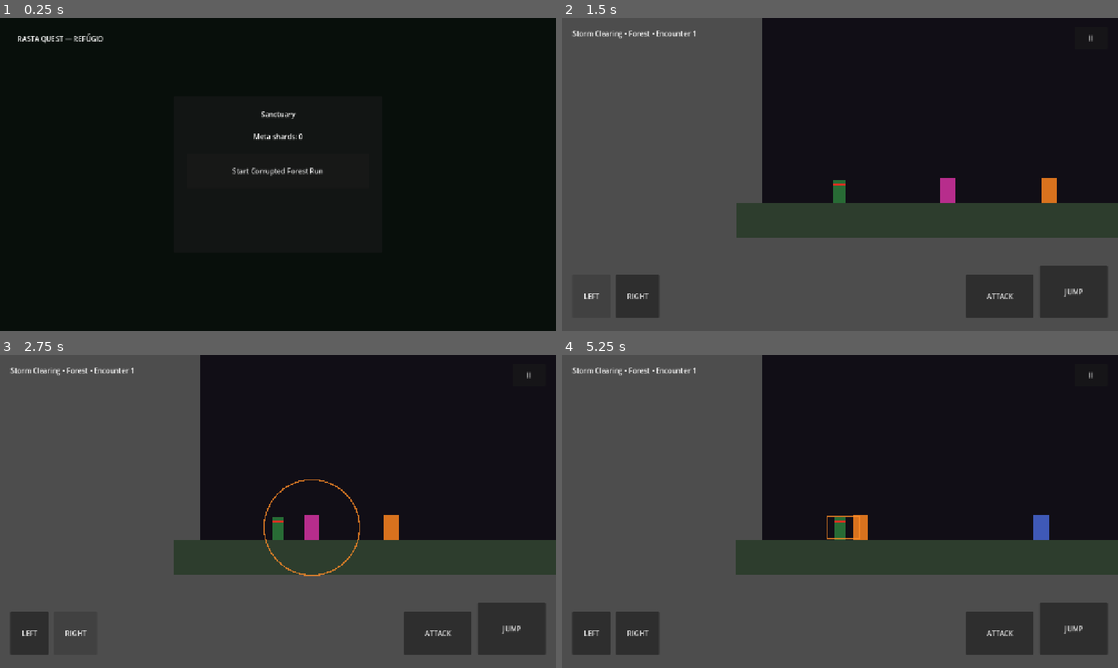
Above: before the commit, frames 1-4 (two rows, left to right).
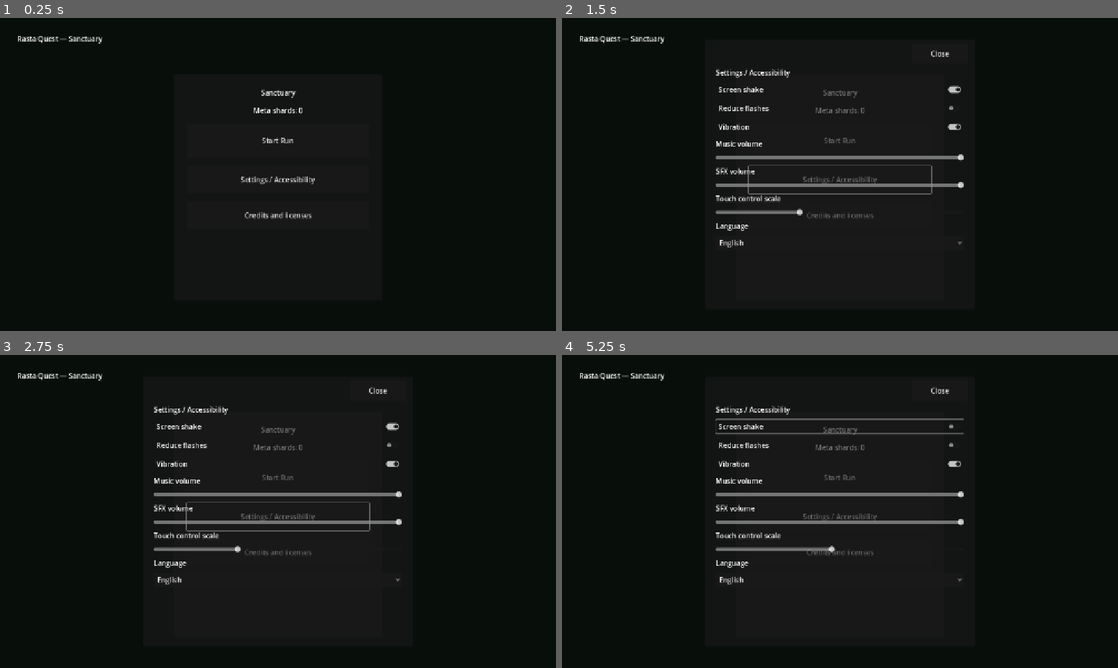
Above: after the commit, the same moments.

Repository: tupiniquimtechsolution-blip/RastaQuest
Game: Godot game, scene res://scenes/main/Main.tscn
The game is run twice, just before and just after one commit, with the same random seed, the same clock (stepped at 60 frames per second) and the same inputs.
Inputs (mouse positions are in pixels of both pictures, inside the frame that each line leads up to):
- Up to frame 1 (0.25 s): no input
- Up to frame 2 (1.5 s): click (840, 180) at 0.5 s, where only the run after the commit has a clickable "Settings / Accessibility"; click (589, 296) at 1.25 s, where only the run before the commit has a clickable "LEFT"
- Up to frame 3 (2.75 s): click (77, 633) at 2 s, where only the run before the commit has a clickable "RIGHT"
- Up to frame 4 (5.25 s): click (1073, 630) at 2.75 s, where only the run before the commit has a clickable "JUMP"; click (840, 552) at 3.5 s, where only the run after the commit has a clickable "Credits and licenses"; click (1001, 633) at 4.25 s, where only the run before the commit has a clickable "ATTACK"; click (840, 426) at 5 s, where only the run after the commit has a clickable "Screen shake"

The runs differ from the first frame. In frame 1, 1.1% of the frame differs, in the area x 4-58%, y 4-65%; in frame 2, 64%; in frame 3, 64%; in frame 4, 64%, in the area x 0-100%, y 0-100%.

Commit message:
fix: expose settings localization onboarding and engine notices

Diff:
--- a/game/localization/strings.csv
+++ b/game/localization/strings.csv
@@ -1,6 +1,6 @@
 key,en,pt_BR
 hub_title,Sanctuary,Refúgio
-start_run,Start Run,Iniciar Run
+start_run,Start Run,Iniciar partida
 settings_title,Settings / Accessibility,Configurações / Acessibilidade
 screen_shake,Screen shake,Tremor de tela
 reduced_flashes,Reduce flashes,Reduzir flashes
@@ -9,3 +9,17 @@
 sfx_volume,SFX volume,Volume dos efeitos
 touch_scale,Touch control scale,Tamanho dos controles touch
 language,Language,Idioma
+hub_game_title,Rasta Quest — Sanctuary,Rasta Quest — Refúgio
+meta_shards,Meta shards: %d,Fragmentos: %d
+paused,Paused,Pausado
+resume,Resume,Continuar
+close,Close,Fechar
+credits_title,Credits and licenses,Créditos e licenças
+continue,Continue,Continuar
+tutorial_move,Move with the left controls. Jump to cross broken ground.,Use os controles da esquerda para andar. Pule para atravessar as plataformas.
+tutorial_combat,Use the axe to defeat enemies. You can also attack while jumping.,Use o machado para derrotar inimigos. Você também pode atacar durante o salto.
+tutorial_run,"Clear encounters, enter portals and choose one of three upgrades.","Derrote os inimigos, entre nos portais e escolha uma das três melhorias."
+touch_left,LEFT,ESQUERDA
+touch_right,RIGHT,DIREITA
+touch_jump,JUMP,PULAR
+touch_attack,ATTACK,ATACAR
--- a/game/project.godot
+++ b/game/project.godot
@@ -53,4 +53,5 @@
 }
 
 [internationalization]
+locale/translations=PackedStringArray("res://localization/strings.en.po", "res://localization/strings.pt_BR.po")
 locale/fallback="en"
--- a/game/scenes/hub/Hub.tscn
+++ b/game/scenes/hub/Hub.tscn
@@ -14,15 +14,15 @@
 offset_top = 36.0
 offset_right = 700.0
 offset_bottom = 100.0
-text = "RASTA QUEST — REFÚGIO"
+text = "hub_game_title"
 
 [node name="Hud" type="CanvasLayer" parent="."]
 
 [node name="Panel" type="Panel" parent="Hud"]
 offset_left = 400.0
-offset_top = 180.0
+offset_top = 130.0
 offset_right = 880.0
-offset_bottom = 540.0
+offset_bottom = 650.0
 
 [node name="VBox" type="VBoxContainer" parent="Hud/Panel"]
 layout_mode = 1
@@ -35,19 +35,27 @@
 offset_bottom = -30.0
 grow_horizontal = 2
 grow_vertical = 2
-theme_override_constants/separation = 28
+theme_override_constants/separation = 18
 
 [node name="Heading" type="Label" parent="Hud/Panel/VBox"]
 layout_mode = 2
-text = "Sanctuary"
+text = "hub_title"
 horizontal_alignment = 1
 
 [node name="Shards" type="Label" parent="Hud/Panel/VBox"]
 layout_mode = 2
-text = "Meta shards: 0"
+text = "meta_shards"
 horizontal_alignment = 1
 
 [node name="StartRun" type="Button" parent="Hud/Panel/VBox"]
 custom_minimum_size = Vector2(0, 80)
 layout_mode = 2
-text = "Start Corrupted Forest Run"
+text = "start_run"
+
+[node name="Settings" type="Button" parent="Hud/Panel/VBox"]
+custom_minimum_size = Vector2(0, 64)
+text = "settings_title"
+
+[node name="Credits" type="Button" parent="Hud/Panel/VBox"]
+custom_minimum_size = Vector2(0, 64)
+text = "credits_title"
--- /dev/null
+++ b/game/scenes/ui/CreditsPanel.tscn
@@ -0,0 +1,39 @@
+[gd_scene load_steps=2 format=3]
+
+[ext_resource type="Script" path="res://scripts/ui/credits_panel.gd" id="1"]
+
+[node name="CreditsPanel" type="Control"]
+layout_mode = 3
+anchors_preset = 15
+anchor_right = 1.0
+anchor_bottom = 1.0
+grow_horizontal = 2
+grow_vertical = 2
+script = ExtResource("1")
+
+[node name="Panel" type="Panel" parent="."]
+anchor_left = 0.1
+anchor_top = 0.08
+anchor_right = 0.9
+anchor_bottom = 0.92
+
+[node name="VBox" type="VBoxContainer" parent="Panel"]
+anchor_right = 1.0
+anchor_bottom = 1.0
+offset_left = 24.0
+offset_top = 24.0
+offset_right = -24.0
+offset_bottom = -24.0
+theme_override_constants/separation = 16
+
+[node name="Title" type="Label" parent="Panel/VBox"]
+text = "credits_title"
+
+[node name="Notices" type="TextEdit" parent="Panel/VBox"]
+size_flags_vertical = 3
+editable = false
+wrap_mode = 1
+
+[node name="Close" type="Button" parent="Panel/VBox"]
+custom_minimum_size = Vector2(0, 64)
+text = "close"
--- a/game/scenes/ui/OnboardingOverlay.tscn
+++ b/game/scenes/ui/OnboardingOverlay.tscn
@@ -3,13 +3,14 @@
 [ext_resource type="Script" path="res://scripts/ui/onboarding_overlay.gd" id="1"]
 
 [node name="OnboardingOverlay" type="CanvasLayer"]
+layer = 20
 script = ExtResource("1")
 
 [node name="Panel" type="Panel" parent="."]
 offset_left = 250.0
-offset_top = 470.0
+offset_top = 120.0
 offset_right = 1030.0
-offset_bottom = 690.0
+offset_bottom = 340.0
 
 [node name="VBox" type="VBoxContainer" parent="Panel"]
 layout_mode = 1
@@ -28,4 +29,4 @@
 text = "Tutorial"
 
 [node name="Continue" type="Button" parent="Panel/VBox"]
-text = "Continue"
+text = "continue"
--- a/game/scenes/ui/PauseOverlay.tscn
+++ b/game/scenes/ui/PauseOverlay.tscn
@@ -10,7 +10,7 @@
 offset_left = 430.0
 offset_top = 210.0
 offset_right = 850.0
-offset_bottom = 510.0
+offset_bottom = 620.0
 
 [node name="VBox" type="VBoxContainer" parent="Panel"]
 layout_mode = 1
@@ -27,10 +27,15 @@
 
 [node name="Title" type="Label" parent="Panel/VBox"]
 layout_mode = 2
-text = "Paused"
+text = "paused"
 horizontal_alignment = 1
 
 [node name="Resume" type="Button" parent="Panel/VBox"]
 custom_minimum_size = Vector2(0, 72)
 layout_mode = 2
-text = "Resume"
+text = "resume"
+
+[node name="Settings" type="Button" parent="Panel/VBox"]
+custom_minimum_size = Vector2(0, 72)
+layout_mode = 2
+text = "settings_title"
--- a/game/scenes/ui/SettingsPanel.tscn
+++ b/game/scenes/ui/SettingsPanel.tscn
@@ -12,12 +12,25 @@
 script = ExtResource("1")
 
 [node name="Panel" type="Panel" parent="."]
-offset_left = 360.0
-offset_top = 90.0
-offset_right = 920.0
-offset_bottom = 650.0
+anchor_left = 0.5
+anchor_top = 0.5
+anchor_right = 0.5
+anchor_bottom = 0.5
+offset_left = -310.0
+offset_top = -310.0
+offset_right = 310.0
+offset_bottom = 310.0
 
-[node name="VBox" type="VBoxContainer" parent="Panel"]
+[node name="Scroll" type="ScrollContainer" parent="Panel"]
+anchor_right = 1.0
+anchor_bottom = 1.0
+offset_left = 24.0
+offset_top = 64.0
+offset_right = -24.0
+offset_bottom = -24.0
+
+[node name="VBox" type="VBoxContainer" parent="Panel/Scroll"]
+size_flags_horizontal = 3
 layout_mode = 1
 anchors_preset = 15
 anchor_right = 1.0
@@ -30,40 +43,49 @@
 grow_vertical = 2
 theme_override_constants/separation = 12
 
-[node name="Title" type="Label" parent="Panel/VBox"]
-text = "Settings / Accessibility"
+[node name="Title" type="Label" parent="Panel/Scroll/VBox"]
+text = "settings_title"
 
-[node name="ScreenShake" type="CheckButton" parent="Panel/VBox"]
-text = "Screen shake"
+[node name="ScreenShake" type="CheckButton" parent="Panel/Scroll/VBox"]
+text = "screen_shake"
 
-[node name="ReducedFlashes" type="CheckButton" parent="Panel/VBox"]
-text = "Reduce flashes"
+[node name="ReducedFlashes" type="CheckButton" parent="Panel/Scroll/VBox"]
+text = "reduced_flashes"
 
-[node name="Vibration" type="CheckButton" parent="Panel/VBox"]
-text = "Vibration"
+[node name="Vibration" type="CheckButton" parent="Panel/Scroll/VBox"]
+text = "vibration"
 
-[node name="MusicLabel" type="Label" parent="Panel/VBox"]
-text = "Music volume"
-[node name="Music" type="HSlider" parent="Panel/VBox"]
+[node name="MusicLabel" type="Label" parent="Panel/Scroll/VBox"]
+text = "music_volume"
+[node name="Music" type="HSlider" parent="Panel/Scroll/VBox"]
 max_value = 1.0
 step = 0.05
 value = 1.0
 
-[node name="SfxLabel" type="Label" parent="Panel/VBox"]
-text = "SFX volume"
-[node name="Sfx" type="HSlider" parent="Panel/VBox"]
+[node name="SfxLabel" type="Label" parent="Panel/Scroll/VBox"]
+text = "sfx_volume"
+[node name="Sfx" type="HSlider" parent="Panel/Scroll/VBox"]
 max_value = 1.0
 step = 0.05
 value = 1.0
 
-[node name="TouchLabel" type="Label" parent="Panel/VBox"]
-text = "Touch control scale"
-[node name="TouchScale" type="HSlider" parent="Panel/VBox"]
+[node name="TouchLabel" type="Label" parent="Panel/Scroll/VBox"]
+text = "touch_scale"
+[node name="TouchScale" type="HSlider" parent="Panel/Scroll/VBox"]
 min_value = 0.75
 max_value = 1.5
 step = 0.05
 value = 1.0
 
-[node name="LocaleLabel" type="Label" parent="Panel/VBox"]
-text = "Language"
-[node name="Locale" type="OptionButton" parent="Panel/VBox"]
+[node name="LocaleLabel" type="Label" parent="Panel/Scroll/VBox"]
+text = "language"
+[node name="Locale" type="OptionButton" parent="Panel/Scroll/VBox"]
+
+[node name="Close" type="Button" parent="Panel"]
+anchor_left = 1.0
+anchor_right = 1.0
+offset_left = -144.0
+offset_top = 8.0
+offset_right = -16.0
+offset_bottom = 56.0
+text = "close"
--- a/game/scenes/ui/TouchControls.tscn
+++ b/game/scenes/ui/TouchControls.tscn
@@ -11,7 +11,7 @@
 offset_right = 112.0
 offset_bottom = 690.0
 focus_mode = 0
-text = "LEFT"
+text = "touch_left"
 
 [node name="RightButton" type="Button" parent="."]
 offset_left = 124.0
@@ -19,7 +19,7 @@
 offset_right = 224.0
 offset_bottom = 690.0
 focus_mode = 0
-text = "RIGHT"
+text = "touch_right"
 
 [node name="JumpButton" type="Button" parent="."]
 offset_left = 1100.0
@@ -27,7 +27,7 @@
 offset_right = 1256.0
 offset_bottom = 690.0
 focus_mode = 0
-text = "JUMP"
+text = "touch_jump"
 
 [node name="AttackButton" type="Button" parent="."]
 offset_left = 930.0
@@ -35,7 +35,7 @@
 offset_right = 1086.0
 offset_bottom = 690.0
 focus_mode = 0
-text = "ATTACK"
+text = "touch_attack"
 
 [node name="PauseButton" type="Button" parent="."]
 offset_left = 1180.0
--- a/game/scenes/world/RunPrototypeRoom.tscn
+++ b/game/scenes/world/RunPrototypeRoom.tscn
@@ -1,10 +1,11 @@
-[gd_scene load_steps=7 format=3]
+[gd_scene load_steps=8 format=3]
 
 [ext_resource type="Script" path="res://scripts/roguelike/run_room_controller.gd" id="1_controller"]
 [ext_resource type="PackedScene" path="res://scenes/player/Player.tscn" id="2_player"]
 [ext_resource type="PackedScene" path="res://scenes/ui/TouchControls.tscn" id="3_touch"]
 [ext_resource type="PackedScene" path="res://scenes/portals/Portal.tscn" id="4_portal"]
 [ext_resource type="PackedScene" path="res://scenes/ui/PauseOverlay.tscn" id="5_pause"]
+[ext_resource type="PackedScene" path="res://scenes/ui/OnboardingOverlay.tscn" id="6_onboarding"]
 
 [sub_resource type="RectangleShape2D" id="RectangleShape2D_ground"]
 size = Vector2(1400, 80)
@@ -37,6 +38,8 @@
 [node name="TouchControls" parent="." instance=ExtResource("3_touch")]
 
 [node name="PauseOverlay" parent="." instance=ExtResource("5_pause")]
+
+[node name="OnboardingOverlay" parent="." instance=ExtResource("6_onboarding")]
 
 [node name="Hud" type="CanvasLayer" parent="."]
 
--- a/game/scripts/hub/hub_controller.gd
+++ b/game/scripts/hub/hub_controller.gd
@@ -1,15 +1,30 @@
 extends Node2D
+
+const Dialogs = preload("res://scripts/ui/menu_dialogs.gd")
+const Settings = preload("res://scenes/ui/SettingsPanel.tscn")
+const Credits = preload("res://scenes/ui/CreditsPanel.tscn")
 
 @onready var start_button: Button = $Hud/Panel/VBox/StartRun
 @onready var shards_label: Label = $Hud/Panel/VBox/Shards
+var _menu_layer: CanvasLayer
 
 func _ready() -> void:
 	SaveManager.load_save()
 	_refresh()
 	start_button.pressed.connect(_on_start_run)
+	$Hud/Panel/VBox/Settings.pressed.connect(_open_menu.bind(Settings))
+	$Hud/Panel/VBox/Credits.pressed.connect(_open_menu.bind(Credits))
+
+func _open_menu(scene: PackedScene) -> void:
+	if not is_instance_valid(_menu_layer) or _menu_layer.is_queued_for_deletion():
+		_menu_layer = Dialogs.open_panel(self, scene)
+
+func _notification(what: int) -> void:
+	if what == NOTIFICATION_TRANSLATION_CHANGED and is_node_ready():
+		_refresh()
 
 func _refresh() -> void:
-	shards_label.text = "Meta shards: %d" % SaveManager.meta_shards()
+	shards_label.text = tr("meta_shards") % SaveManager.meta_shards()
 
 func _on_start_run() -> void:
 	RunManager.start_run(int(Time.get_unix_time_from_system()))
--- /dev/null
+++ b/game/scripts/ui/credits_panel.gd
@@ -0,0 +1,8 @@
+extends Control
+
+signal closed
+
+func _ready() -> void:
+	$Panel/VBox/Close.pressed.connect(closed.emit)
+	# Read actual embedded engine notices, without claiming approval of game assets.
+	$Panel/VBox/Notices.text = "Rasta Quest\nGodot Engine\n\n" + Engine.get_license_text() + "\n\n" + JSON.stringify(Engine.get_copyright_info(), "\t") + "\n\n" + JSON.stringify(Engine.get_license_info(), "\t")
--- /dev/null
+++ b/game/scripts/ui/menu_dialogs.gd
@@ -0,0 +1,11 @@
+extends RefCounted
+
+static func open_panel(owner_node: Node, panel_scene: PackedScene) -> CanvasLayer:
+	var layer := CanvasLayer.new()
+	layer.layer = 50
+	layer.process_mode = Node.PROCESS_MODE_ALWAYS
+	owner_node.add_child(layer)
+	var panel := panel_scene.instantiate()
+	panel.closed.connect(layer.queue_free)
+	layer.add_child(panel)
+	return layer
--- a/game/scripts/ui/onboarding_overlay.gd
+++ b/game/scripts/ui/onboarding_overlay.gd
@@ -5,16 +5,23 @@
 @onready var continue_button: Button = $Panel/VBox/Continue
 
 var step: int = 0
+var _owns_pause := false
+var _previous_pause := false
 const STEPS: Array[String] = [
-	"Move with the left controls. Jump to cross broken ground.",
-	"Use the axe to defeat enemies. Air attacks remain available while jumping.",
-	"Clear encounters, enter portals and choose one of three upgrades.",
+	"tutorial_move",
+	"tutorial_combat",
+	"tutorial_run",
 ]
 
 func _ready() -> void:
 	if SaveManager.completion_flag(&"tutorial_complete"):
 		queue_free()
 		return
+	process_mode = Node.PROCESS_MODE_ALWAYS
+	add_to_group("onboarding_active")
+	_previous_pause = get_tree().paused
+	_owns_pause = true
+	get_tree().paused = true
 	continue_button.pressed.connect(_advance)
 	_render()
 
@@ -27,4 +34,12 @@
 	_render()
 
 func _render() -> void:
-	text.text = STEPS[step]
+	text.text = tr(STEPS[step])
+
+func _notification(what: int) -> void:
+	if what == NOTIFICATION_TRANSLATION_CHANGED and is_node_ready() and step < STEPS.size():
+		_render()
+
+func _exit_tree() -> void:
+	if _owns_pause:
+		get_tree().paused = _previous_pause
--- a/game/scripts/ui/pause_overlay.gd
+++ b/game/scripts/ui/pause_overlay.gd
@@ -1,4 +1,8 @@
 extends CanvasLayer
+
+const Dialogs = preload("res://scripts/ui/menu_dialogs.gd")
+const Settings = preload("res://scenes/ui/SettingsPanel.tscn")
+var _settings_layer: CanvasLayer
 
 @onready var panel: Control = $Panel
 @onready var resume_button: Button = $Panel/VBox/Resume
@@ -7,11 +11,20 @@
 	process_mode = Node.PROCESS_MODE_ALWAYS
 	panel.visible = false
 	resume_button.pressed.connect(_set_paused.bind(false))
+	$Panel/VBox/Settings.pressed.connect(_open_settings)
+
+func _open_settings() -> void:
+	if not is_instance_valid(_settings_layer) or _settings_layer.is_queued_for_deletion():
+		_settings_layer = Dialogs.open_panel(self, Settings)
 
 func _process(_delta: float) -> void:
+	if get_tree().get_nodes_in_group("onboarding_active").size() > 0:
+		return
 	if Input.is_action_just_pressed("pause"):
 		_set_paused(not get_tree().paused)
 
 func _set_paused(value: bool) -> void:
+	if not value and is_instance_valid(_settings_layer):
+		_settings_layer.queue_free()
 	get_tree().paused = value
 	panel.visible = value
--- a/game/scripts/ui/settings_panel.gd
+++ b/game/scripts/ui/settings_panel.gd
@@ -1,14 +1,17 @@
 extends Control
 
-@onready var screen_shake: CheckButton = $Panel/VBox/ScreenShake
-@onready var reduced_flashes: CheckButton = $Panel/VBox/ReducedFlashes
-@onready var vibration: CheckButton = $Panel/VBox/Vibration
-@onready var music: HSlider = $Panel/VBox/Music
-@onready var sfx: HSlider = $Panel/VBox/Sfx
-@onready var touch_scale: HSlider = $Panel/VBox/TouchScale
-@onready var locale: OptionButton = $Panel/VBox/Locale
+signal closed
+
+@onready var screen_shake: CheckButton = $Panel/Scroll/VBox/ScreenShake
+@onready var reduced_flashes: CheckButton = $Panel/Scroll/VBox/ReducedFlashes
+@onready var vibration: CheckButton = $Panel/Scroll/VBox/Vibration
+@onready var music: HSlider = $Panel/Scroll/VBox/Music
+@onready var sfx: HSlider = $Panel/Scroll/VBox/Sfx
+@onready var touch_scale: HSlider = $Panel/Scroll/VBox/TouchScale
+@onready var locale: OptionButton = $Panel/Scroll/VBox/Locale
 
 func _ready() -> void:
+	$Panel/Close.pressed.connect(closed.emit)
 	screen_shake.button_pressed = SettingsManager.screen_shake_enabled()
 	reduced_flashes.button_pressed = SettingsManager.reduced_flashes_enabled()
 	vibration.button_pressed = SettingsManager.vibration_enabled()
--- /dev/null
+++ b/game/tests/menu_access_integration.gd
@@ -0,0 +1,112 @@
+extends SceneTree
+
+func _init() -> void:
+	call_deferred("_run")
+
+func _frames(count: int = 2) -> void:
+	for _i in range(count):
+		await process_frame
+
+func _run() -> void:
+	# Load after autoload singletons are initialized by the custom SceneTree runner.
+	var Hub: PackedScene = load("res://scenes/hub/Hub.tscn")
+	var Pause: PackedScene = load("res://scenes/ui/PauseOverlay.tscn")
+	var RunRoom: PackedScene = load("res://scenes/world/RunPrototypeRoom.tscn")
+	var save: Node = root.get_node("SaveManager")
+	var settings: Node = root.get_node("SettingsManager")
+	save.configure_paths("user://rq_ui_access.json", "user://rq_ui_access.bak.json")
+	save.data = save.default_data()
+	settings.reload_from_save()
+	var hub := Hub.instantiate()
+	root.add_child(hub)
+	await _frames()
+	hub.get_node("Hud/Panel/VBox/Settings").pressed.emit()
+	await _frames()
+	var panel: Control = hub._menu_layer.get_child(0)
+	panel.music.value = 0.35
+	panel.sfx.value = 0.0
+	panel.locale.select(1)
+	panel.locale.item_selected.emit(1)
+	await _frames()
+	if tr("start_run") != "Iniciar partida" or not hub.shards_label.text.begins_with("Fragmentos:"):
+		_fail("PT-BR catalog or live hub translation did not load")
+		return
+	var stored: Dictionary = save.load_save()
+	if stored["settings"]["locale"] != "pt_BR" or not is_equal_approx(float(stored["settings"]["music_volume"]), 0.35):
+		_fail("settings menu did not persist language/volume")
+		return
+	if not is_equal_approx(db_to_linear(AudioServer.get_bus_volume_db(AudioServer.get_bus_index("Music"))), 0.35) or not AudioServer.is_bus_mute(AudioServer.get_bus_index("SFX")):
+		_fail("settings menu did not apply actual audio bus values")
+		return
+	# Inspect containment at supported logical viewport aspect ratios.
+	for size in [Vector2i(1280, 720), Vector2i(1600, 720), Vector2i(960, 720)]:
+		root.size = size
+		await _frames()
+		var bounds: Rect2 = panel.get_node("Panel").get_global_rect()
+		if bounds.position.x < 0.0 or bounds.position.y < 0.0 or bounds.end.x > root.get_visible_rect().size.x or bounds.end.y > root.get_visible_rect().size.y:
+			_fail("settings panel escaped logical viewport: %s" % size)
+			return
+	panel.get_node("Panel/Close").pressed.emit()
+	await _frames()
+	if is_instance_valid(hub._menu_layer):
+		_fail("settings close left a blocking overlay")
+		return
+	hub.get_node("Hud/Panel/VBox/Credits").pressed.emit()
+	await _frames()
+	var credits: Control = hub._menu_layer.get_child(0)
+	if not credits.get_node("Panel/VBox/Notices").text.contains("Permission is hereby granted"):
+		_fail("credits did not expose the engine license")
+		return
+	credits.get_node("Panel/VBox/Close").pressed.emit()
+	await _frames()
+
+	var pause := Pause.instantiate()
+	root.add_child(pause)
+	pause._set_paused(true)
+	pause.get_node("Panel/VBox/Settings").pressed.emit()
+	await _frames()
+	var paused_settings: Control = pause._settings_layer.get_child(0)
+	paused_settings.locale.select(0)
+	paused_settings.locale.item_selected.emit(0)
+	await _frames()
+	if tr("start_run") != "Start Run":
+		_fail("language selection failed while paused")
+		return
+	paused_settings.get_node("Panel/Close").pressed.emit()
+	await _frames()
+	if not paused:
+		_fail("closing settings unexpectedly resumed combat")
+		return
+	pause.resume_button.pressed.emit()
+	if paused:
+		_fail("resume button did not resume")
+		return
+	pause.queue_free()
+	hub.queue_free()
+	await _frames()
+
+	# The real run must present onboarding, pause danger, then persist completion.
+	save.data["completion_flags"]["tutorial_complete"] = false
+	var run_room := RunRoom.instantiate()
+	root.add_child(run_room)
+	await _frames()
+	if not paused or not run_room.has_node("OnboardingOverlay"):
+		_fail("new run did not show a protected onboarding")
+		return
+	var onboarding: CanvasLayer = run_room.get_node("OnboardingOverlay")
+	for _i in range(3):
+		onboarding.continue_button.pressed.emit()
+		await _frames()
+	if paused or not save.completion_flag(&"tutorial_complete"):
+		_fail("onboarding did not release pause and persist completion")
+		return
+	run_room.queue_free()
+	root.get_node("RunManager").end_run()
+	await _frames()
+	print("RQ_MENU_ACCESS_OK settings=reachable locales=2 pause=pass onboarding=pass notices=present")
+	quit(0)
+
+func _fail(message: String) -> void:
+	push_error(message)
+	paused = false
+	quit(1)
Not shown, added: game/localization/strings.en.po
Not shown, added: game/localization/strings.pt_BR.po
Not shown, changed: .github/workflows/godot-ci.yml
Not shown, changed: .github/workflows/gold-preflight.yml
